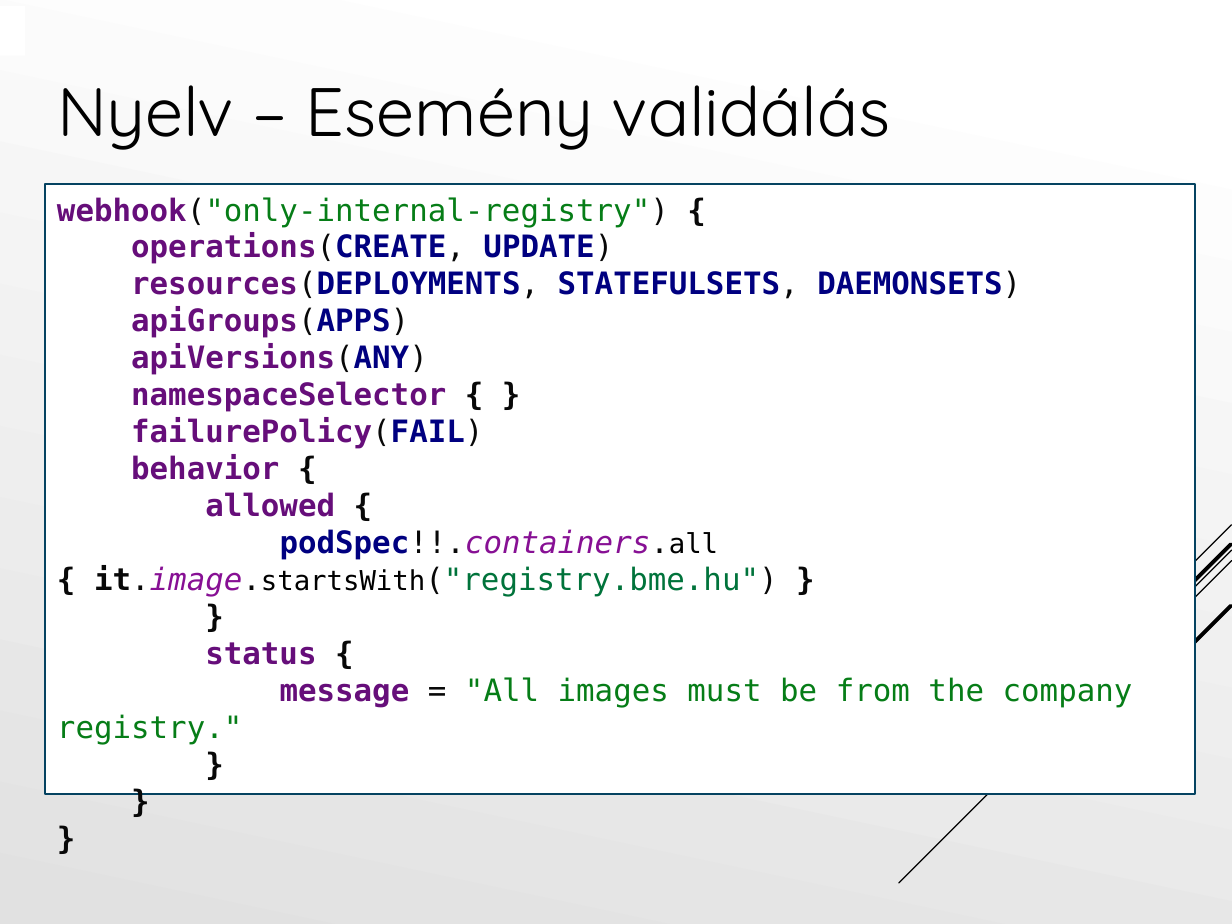
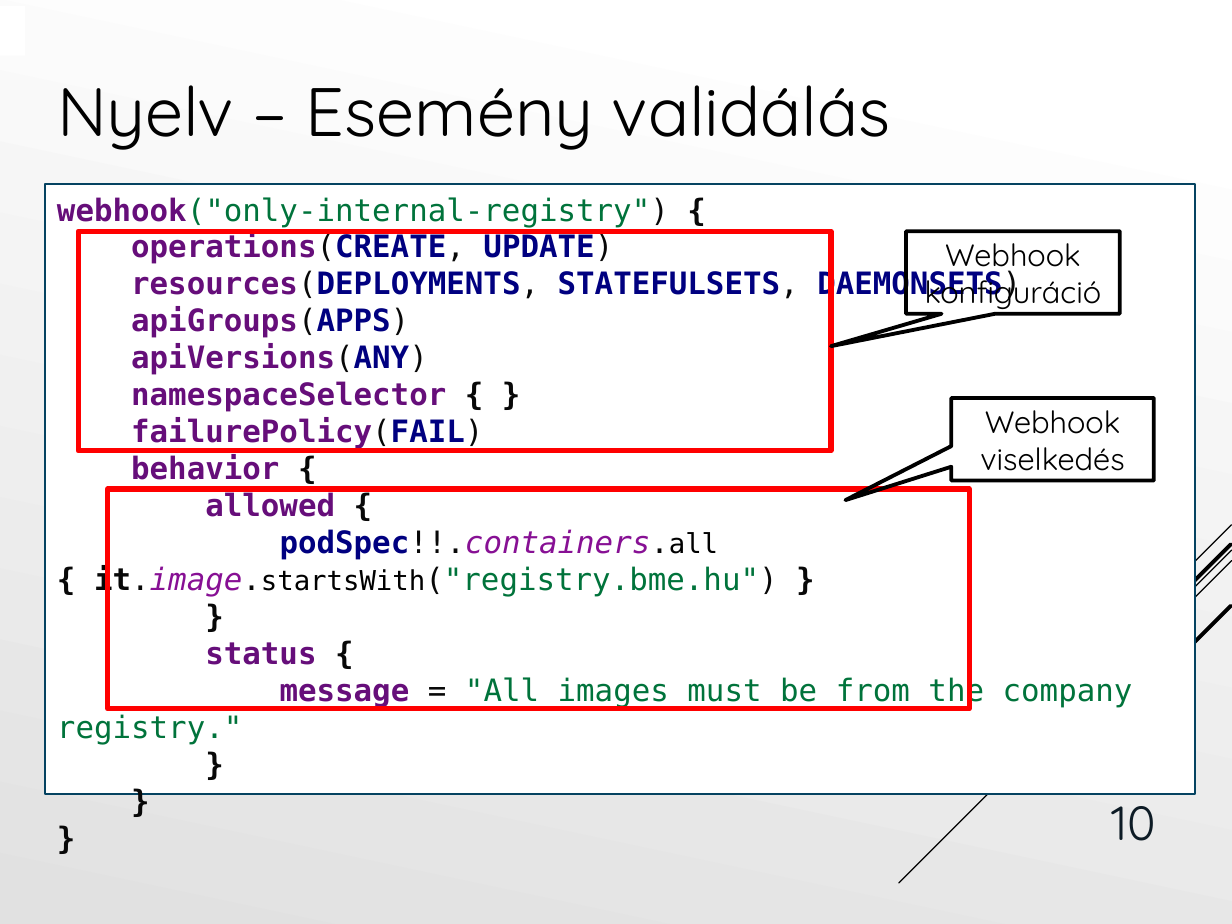
Before and after one commit to Tiegris/KonstrainR, a slide deck: slide 10 of ppt/prezi.pptx. Drawn at 1232x924 pixels with LibreOffice and Linux fonts; fonts in the diff are those of the drawing. Boxes give left, top, right and bottom in pixels: in the first picture for what was removed or moved away, otherwise in the second. Text is boxed around its words. In the diff, an @@ line names an element or a change of style, - is before the commit and + after.

```diff
--- a/ppt/prezi.pptx
+++ b/ppt/prezi.pptx
@@ rectangle "webhook("only-internal-registry") { operations(CREATE, UPDAT ..." at (44,185,1194,795): text colour #080808 to #00733B in "webhook("only-internal-registry")"; text colour #067D17 to #00733B in "webhook("only-internal-registry")", ""All images must be from the company ..." @@
@@ rectangle added at (78,232,830,451), outline #FF0000 3 pt @@
@@ speech box added at (906,232,1120,314), outline #000000 2.25 pt, 18 pt, text #000000 @@
+Webhook konfiguráció
@@ speech box added at (951,398,1153,480), outline #000000 2.25 pt, 18 pt, text #000000 @@
+Webhook viselkedés
@@ rectangle added at (107,489,968,708), outline #FF0000 3 pt @@
@@ page number added at (1111,793,1155,841), 28 pt, text #0D1B25 @@
+10
```
Also in this commit, not shown: 15 other slides changed, 6 slides added, 2 slides removed.
